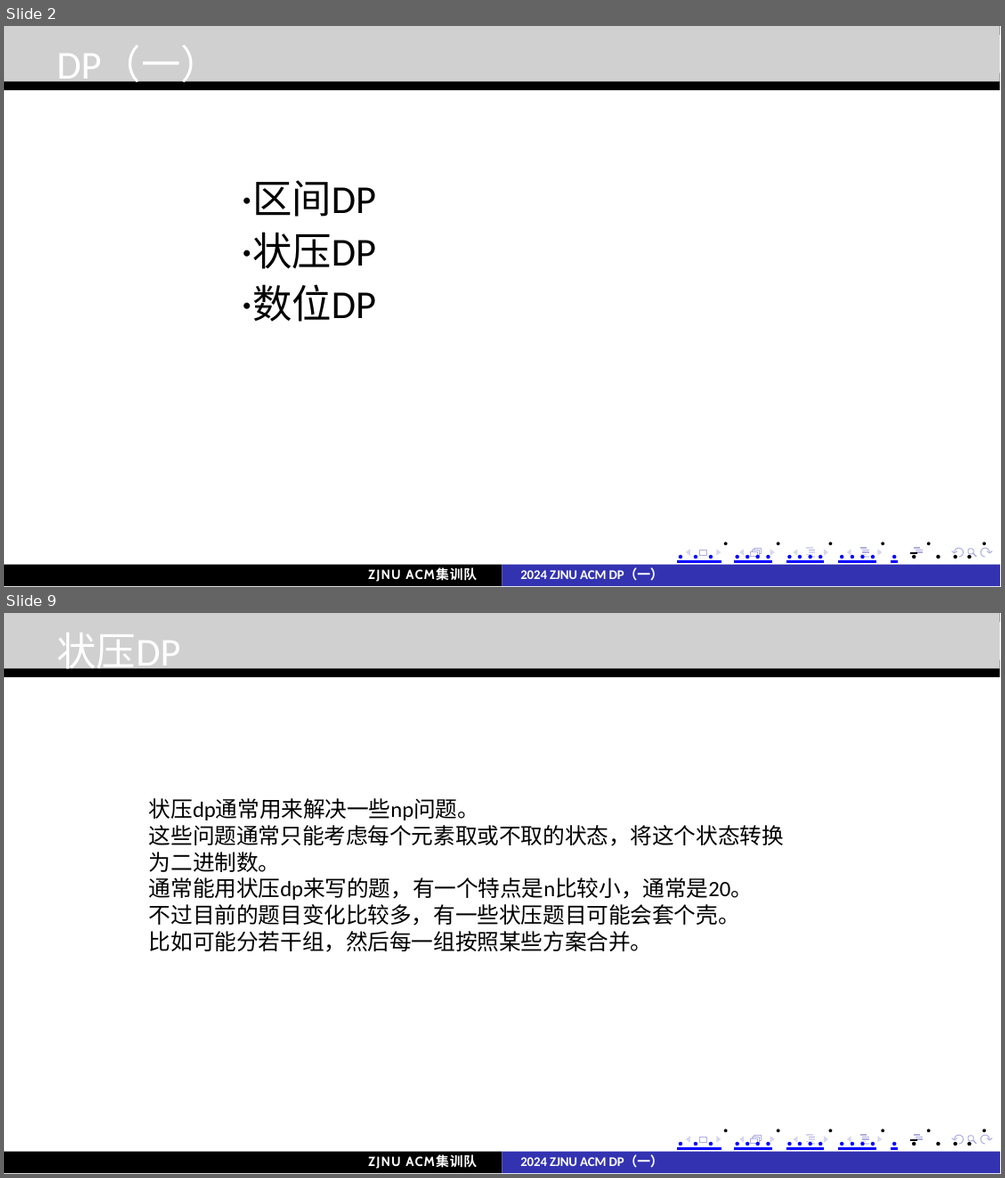
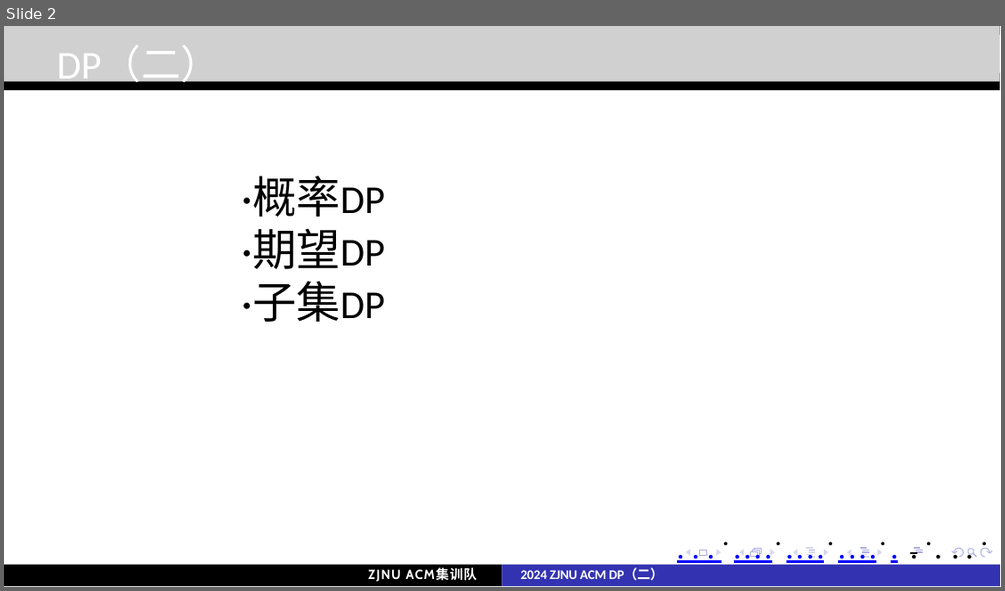
Before and after one commit to john1234567891011121314/moban, a slide deck: acm/讲课·dp/DP（二）.pptx. Shown one above the other, each under a label of ours: slides 2 and 9 before the commit, slide 2 after it; the slides between them are not shown. The pictures are 1005x1178 and 1005x591 pixels, drawn with LibreOffice and Linux fonts; fonts in the diff are those of the drawing; grey boxes stand for pictures. Boxes give left, top, right and bottom in pixels: in the first picture for what was removed or moved away, otherwise in the second. Text is boxed around its words. In the diff, an @@ line names an element or a change of style, - is before the commit and + after.

```diff
--- a/acm/讲课·dp/DP（二）.pptx
+++ b/acm/讲课·dp/DP（二）.pptx
@@ slide 9 removed at box(4, 613, 1001, 1174), background #FFFFFF; not listed: 30 template elements that a slide beside it also shows @@
@@ picture removed at box(4, 613, 999, 668) @@
@@ text removed at box(57, 633, 180, 675) @@
-状压DP
@@ text removed at box(149, 798, 784, 952) @@
-状压dp通常用来解决一些np问题。
-这些问题通常只能考虑每个元素取或不取的状态，将这个状态转换为二进制数。
-通常能用状压dp来写的题，有一个特点是n比较小，通常是20。
-不过目前的题目变化比较多，有一些状压题目可能会套个壳。
-比如可能分若干组，然后每一组按照某些方案合并。
@@ freeform shape removed at box(4, 1151, 502, 1174) @@
@@ text removed at box(368, 1154, 477, 1168) @@
-ZJNU ACM集训队
@@ freeform shape removed at box(502, 1151, 999, 1174) @@
@@ text removed at box(520, 1154, 663, 1167) @@
-. . . ................. . .. . . .
-2024 ZJNU ACM DP（一）
@@ slide 2 changed as well @@
@@ text at box(57, 46, 219, 88): text changed @@
-DP（一）
+DP（二）
@@ text at box(242, 176, 385, 321): text changed; size 18 to 20 pt @@
-·区间DP
-·状压DP
-·数位DP
+·概率DP
+·期望DP
+·子集DP
@@ text at box(520, 567, 663, 580): text changed @@
-2024 ZJNU ACM DP（一）
+2024 ZJNU ACM DP（二）
```
Also in this commit, not shown: 3 other slides changed, 5 slides added, 12 other slides removed, 1 other file.
